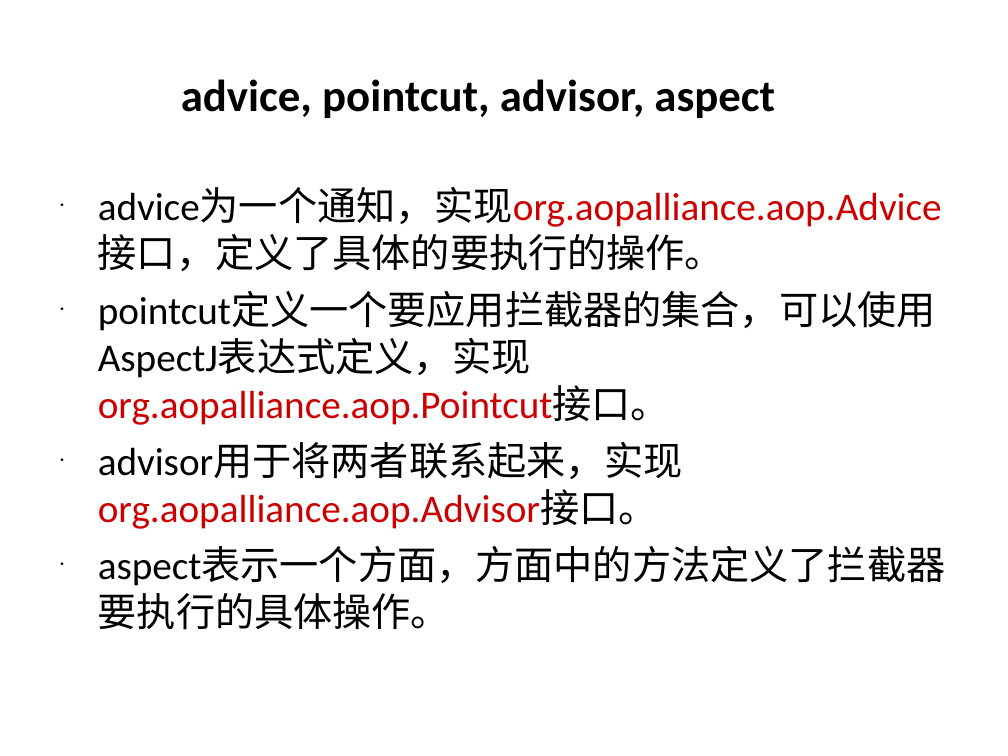
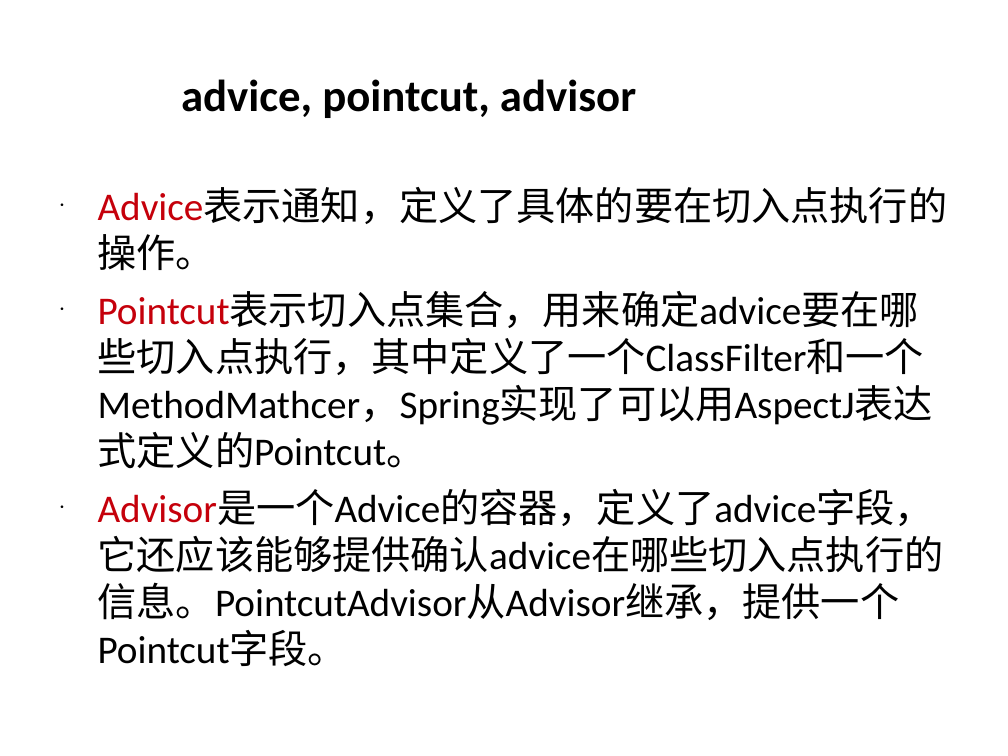
Before and after one commit to burstinair/clouddrive, a slide deck: slide 27 of Spring 学习分享.ppt (slide 30 before the commit). Drawn at 1008x756 pixels with LibreOffice and Linux fonts; fonts in the diff are those of the drawing; background and template pictures are left out. Boxes give left, top, right and bottom in pixels: in the first picture for what was removed or moved away, otherwise in the second. Text is boxed around its words. In the diff, an @@ line names an element or a change of style, - is before the commit and + after.

```diff
--- a/Spring 学习分享.ppt
+++ b/Spring 学习分享.ppt
@@ title at [181,79,636,118]: text changed @@
-advice, pointcut, advisor, aspect
+advice, pointcut, advisor
@@ text at [98,187,948,666]: text changed @@
-• advice为一个通知，实现org.aopalliance.aop.Advice接口，定义了具体的要执行的操作。
-• pointcut定义一个要应用拦截器的集合，可以使用AspectJ表达式定义，实现org.aopalliance.aop.Pointcut接口。
-• advisor用于将两者联系起来，实现org.aopalliance.aop.Advisor接口。
-• aspect表示一个方面，方面中的方法定义了拦截器要执行的具体操作。
+• Advice表示通知，定义了具体的要在切入点执行的操作。
+• Pointcut表示切入点集合，用来确定advice要在哪些切入点执行，其中定义了一个ClassFilter和一个MethodMathcer，Spring实现了可以用AspectJ表达式定义的Pointcut。
+• Advisor是一个Advice的容器，定义了advice字段，它还应该能够提供确认advice在哪些切入点执行的信息。PointcutAdvisor从Advisor继承，提供一个Pointcut字段。
```
Also in this commit, not shown: 52 other slides changed, 1 slide added, 4 slides removed.
